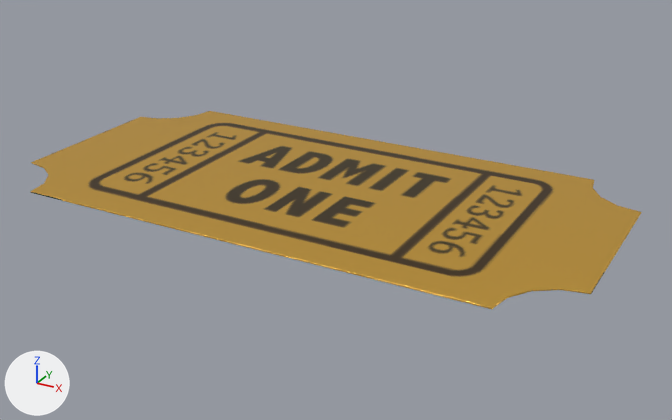
What one commit did to the Blender file VRBase/Assets/Assets/Models/Ticket.blend.
One viewpoint serves both versions: a 50 mm lens placed at (0.31, -0.535, 0.252), pointed at (0.015, 0.001, -0.015). Every picture has the same lights, and +X, +Y and +Z are marked at lower left.

Objects in the first picture: 'ticket-002'.
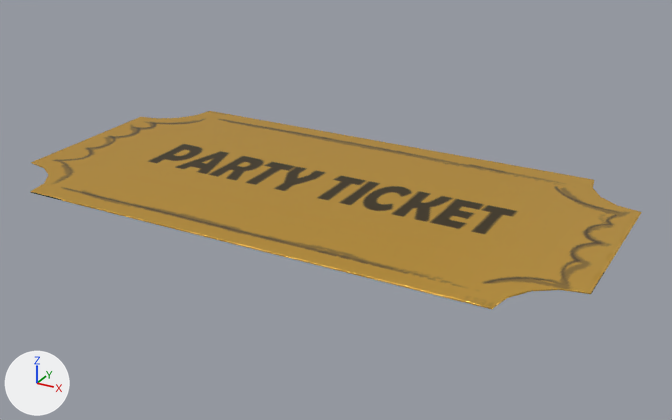
Changed parts and their boxes (x1, y1, x2, y2) in the pictures (672 x 420 px):
```json
{"object": "ticket-002", "change": "surface changed", "before": [51, 116, 631, 309], "after": [51, 116, 631, 309]}
```

Edits to the scene script, one JSON object a line:
```json
{"op": "add", "block": "img_asset_1_png", "code": ["img_asset_1_png = load_image('Asset 1.png', 'Ticket textur.png', 340, 311, 'sRGB')"]}
{"op": "set", "path": "mat_material_001.texture", "old": "img_asset_3_png", "new": "img_asset_1_png"}
```
